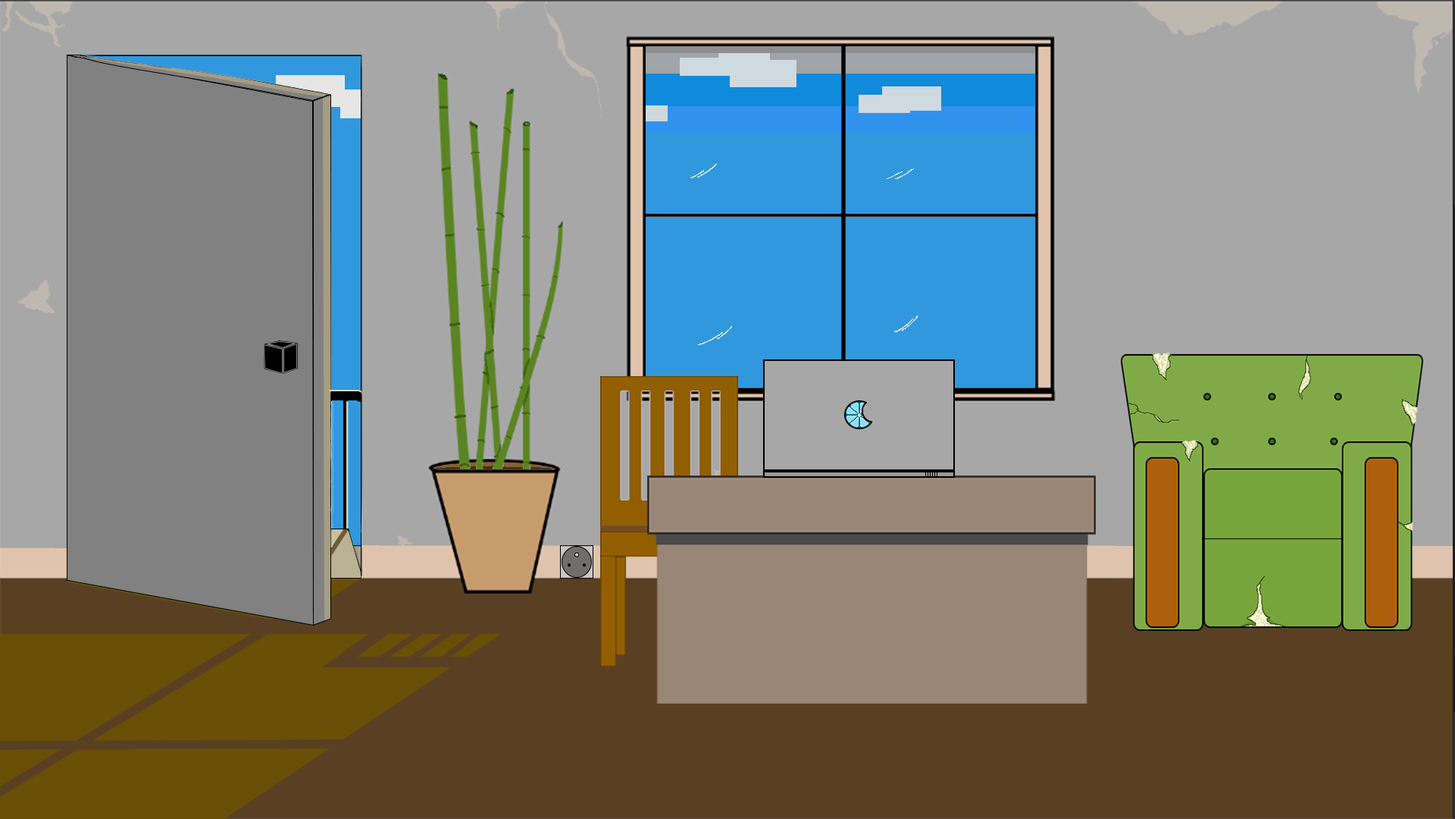
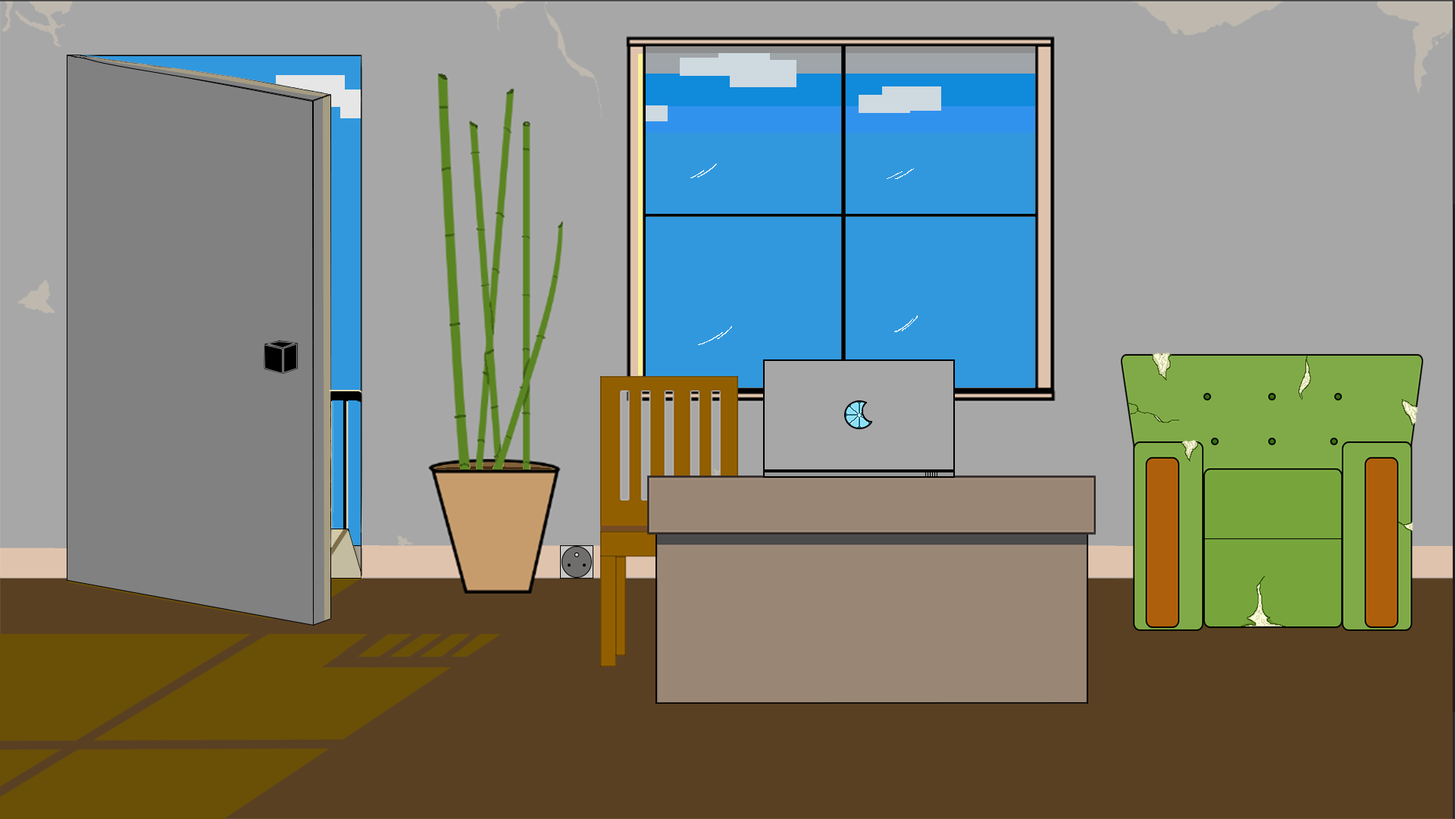
The second 1455 x 819 image is a revision of the first. Changes to its layers:
added layer "Rectangle 16" (1st of 2, in "rembarde extérieur") (soft light) in group "rembarde extérieur" over [left=329, top=527, right=361, bottom=578]
added layer "Forme 1" (2nd of 2, in "objets") in group "objets" over [left=655, top=534, right=1089, bottom=704]
painted on "Bureau ," over [left=638, top=53, right=643, bottom=376]
